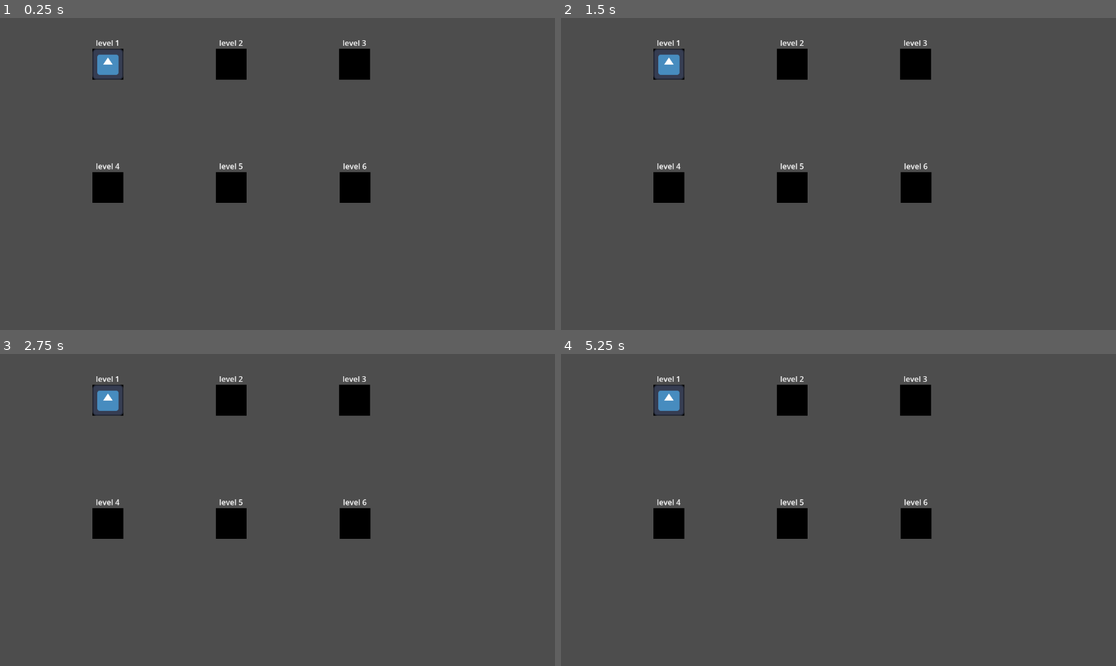
Above: before the commit, frames 1-4 (two rows, left to right).
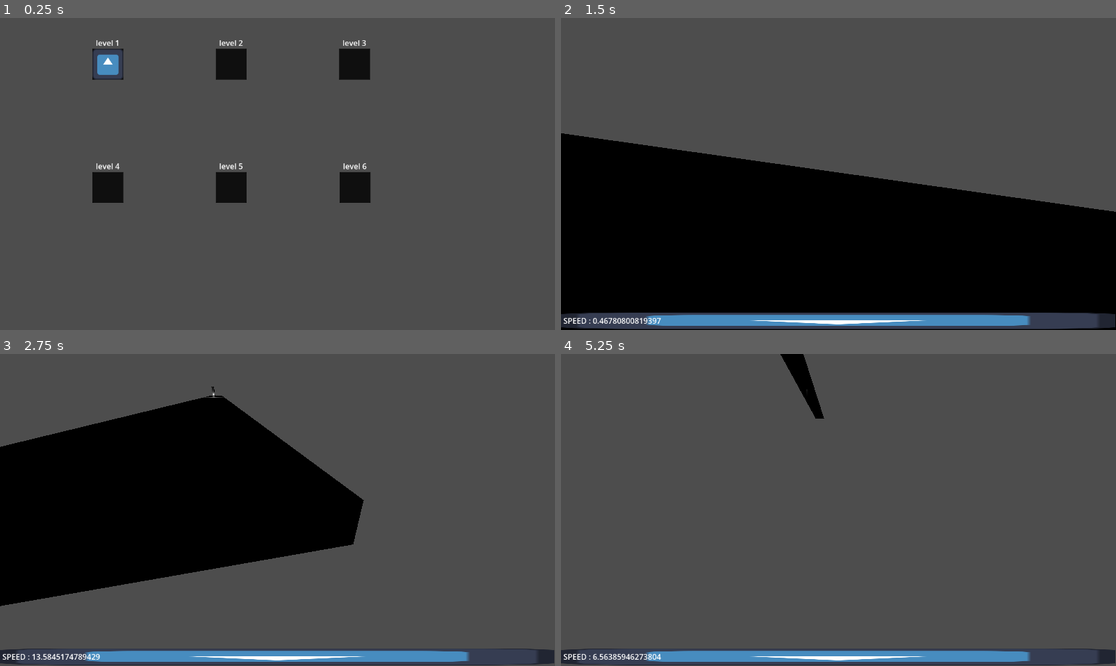
Above: after the commit, the same moments.

Repository: Lilianbazantay/Speed4Need
Game: Godot game, scene res://scenes/level_select/level_select.tscn
Same seed, same stepped clock (60 frames per second), same inputs: the game is played once before the commit and once after it. Before the commit the project has no main scene; this scene is started directly in both runs. The engine's default icon, where the game draws it, is replaced by a stand-in: a white triangle on a blue panel in a dark square.
Inputs (mouse positions are in pixels of both pictures, inside the frame that each line leads up to):
- Up to frame 1 (0.25 s): no input
- Up to frame 2 (1.5 s): click (666, 64) at 0.52 s; tap Enter (ui_accept) at 1.25 s; move the mouse to (960, 158) at 1.27 s; hold D (move_right, bound only after the commit) from 1.28 s (still down); tap Ctrl (crouch, bound only after the commit) at 1.35 s
- Up to frame 3 (2.75 s): tap Space (jump, bound only after the commit) at 1.52, 1.55, 1.82, 2.1, 2.27, 2.57 s; move the mouse to (166, 525) at 2.02 s; release D (move_right, bound only after the commit) at 2.03 s; hold S (move_backward, bound only after the commit) from 2.03 s (still down); tap Ctrl (crouch, bound only after the commit) at 2.3 s
- Up to frame 4 (5.25 s): move the mouse to (894, 441) at 2.77 s; release S (move_backward, bound only after the commit) at 2.78 s; hold D (move_right, bound only after the commit) 2.78-3.53 s; tap Ctrl (crouch, bound only after the commit) at 2.85, 3.6, 5.1 s; tap Space (jump, bound only after the commit) at 3.05, 3.77, 4.07, 4.35, 4.52, 4.82 s; move the mouse to (810, 572) at 3.52 s; hold W (move_forward, bound only after the commit) 3.53-4.28 s; tap Enter (ui_accept) at 4.25, 5 s; move the mouse to (1005, 556) at 4.27 s; hold A (move_left, bound only after the commit) from 4.28 s (still down); move the mouse to (672, 463) at 5.02 s

The runs differ from the first frame. In frame 2, 49% of the frame differs, in the area x 0-100%, y 7-100%; in frame 3, 33%; in frame 4, 7.1%.

Commit message:
Feat: add a main menu and a player on a flat map

Diff:
--- a/project.godot
+++ b/project.godot
@@ -11,12 +11,51 @@
 [application]
 
 config/name="Speed4Need"
+run/main_scene="uid://bqmgg0bnn8ibr"
 config/features=PackedStringArray("4.6", "Forward Plus")
 config/icon="res://icon.svg"
 
 [autoload]
 
 Utils="*uid://c83j4m72gr1s8"
+
+[input]
+
+move_forward={
+"deadzone": 0.2,
+"events": [Object(InputEventKey,"resource_local_to_scene":false,"resource_name":"","device":-1,"window_id":0,"alt_pressed":false,"shift_pressed":false,"ctrl_pressed":false,"meta_pressed":false,"pressed":false,"keycode":0,"physical_keycode":87,"key_label":0,"unicode":122,"location":0,"echo":false,"script":null)
+]
+}
+move_backward={
+"deadzone": 0.2,
+"events": [Object(InputEventKey,"resource_local_to_scene":false,"resource_name":"","device":-1,"window_id":0,"alt_pressed":false,"shift_pressed":false,"ctrl_pressed":false,"meta_pressed":false,"pressed":false,"keycode":0,"physical_keycode":83,"key_label":0,"unicode":115,"location":0,"echo":false,"script":null)
+]
+}
+move_left={
+"deadzone": 0.2,
+"events": [Object(InputEventKey,"resource_local_to_scene":false,"resource_name":"","device":-1,"window_id":0,"alt_pressed":false,"shift_pressed":false,"ctrl_pressed":false,"meta_pressed":false,"pressed":false,"keycode":0,"physical_keycode":65,"key_label":0,"unicode":113,"location":0,"echo":false,"script":null)
+]
+}
+move_right={
+"deadzone": 0.2,
+"events": [Object(InputEventKey,"resource_local_to_scene":false,"resource_name":"","device":-1,"window_id":0,"alt_pressed":false,"shift_pressed":false,"ctrl_pressed":false,"meta_pressed":false,"pressed":false,"keycode":0,"physical_keycode":68,"key_label":0,"unicode":100,"location":0,"echo":false,"script":null)
+]
+}
+sprint={
+"deadzone": 0.2,
+"events": [Object(InputEventKey,"resource_local_to_scene":false,"resource_name":"","device":-1,"window_id":0,"alt_pressed":false,"shift_pressed":false,"ctrl_pressed":false,"meta_pressed":false,"pressed":false,"keycode":0,"physical_keycode":4194325,"key_label":0,"unicode":0,"location":0,"echo":false,"script":null)
+]
+}
+jump={
+"deadzone": 0.2,
+"events": [Object(InputEventKey,"resource_local_to_scene":false,"resource_name":"","device":-1,"window_id":0,"alt_pressed":false,"shift_pressed":false,"ctrl_pressed":false,"meta_pressed":false,"pressed":false,"keycode":0,"physical_keycode":32,"key_label":0,"unicode":32,"location":0,"echo":false,"script":null)
+]
+}
+crouch={
+"deadzone": 0.2,
+"events": [Object(InputEventKey,"resource_local_to_scene":false,"resource_name":"","device":-1,"window_id":0,"alt_pressed":false,"shift_pressed":false,"ctrl_pressed":false,"meta_pressed":false,"pressed":false,"keycode":0,"physical_keycode":4194326,"key_label":0,"unicode":0,"location":0,"echo":false,"script":null)
+]
+}
 
 [physics]
 
--- /dev/null
+++ b/scenes/Level/FlatMap/Map.tscn
@@ -0,0 +1,34 @@
+[gd_scene format=3 uid="uid://btran1o8c36bv"]
+
+[ext_resource type="PackedScene" uid="uid://4xw4wuwq8afp" path="res://scenes/Player/Player.tscn" id="1_yaeep"]
+
+[sub_resource type="BoxMesh" id="BoxMesh_bosas"]
+
+[sub_resource type="BoxShape3D" id="BoxShape3D_putq6"]
+
+[node name="Map" type="Node3D" unique_id=1439661301]
+
+[node name="Floor" type="StaticBody3D" parent="." unique_id=168374286]
+transform = Transform3D(10, 0, 0, 0, 1, 0, 0, 0, 234.76482, 0, -0.5, 0)
+
+[node name="MeshInstance3D" type="MeshInstance3D" parent="Floor" unique_id=509065725]
+mesh = SubResource("BoxMesh_bosas")
+
+[node name="CollisionShape3D" type="CollisionShape3D" parent="Floor" unique_id=131638827]
+shape = SubResource("BoxShape3D_putq6")
+
+[node name="Wall" type="StaticBody3D" parent="." unique_id=1982791156]
+transform = Transform3D(-4.371139e-07, -0.99999994, 0, 10, -4.3711385e-08, 0, 0, 0, 9.999999, -0.036272526, -0.5, -5.2111073)
+
+[node name="MeshInstance3D" type="MeshInstance3D" parent="Wall" unique_id=1724769039]
+mesh = SubResource("BoxMesh_bosas")
+
+[node name="CollisionShape3D" type="CollisionShape3D" parent="Wall" unique_id=1450818339]
+shape = SubResource("BoxShape3D_putq6")
+
+[node name="Player" parent="." unique_id=858882668 instance=ExtResource("1_yaeep")]
+transform = Transform3D(1, 0, 0, 0, 1, 0, 0, 0, 1, 1.1921737, 1.256002, 111.45476)
+
+[node name="OmniLight3D" type="OmniLight3D" parent="." unique_id=1494287829]
+transform = Transform3D(1, 0, 0, 0, 1, 0, 0, 0, 1, 0, 1.3182044, 0)
+omni_range = 10.18477
--- /dev/null
+++ b/scenes/MainMenu/MainMenu.tscn
@@ -0,0 +1,60 @@
+[gd_scene format=3 uid="uid://bqmgg0bnn8ibr"]
+
+[ext_resource type="Script" uid="uid://d0ml8qjdd2du7" path="res://scenes/MainMenu/Main_menu.gd" id="1_i21gk"]
+
+[node name="MainMenu" type="Control" unique_id=979077593]
+layout_mode = 3
+anchors_preset = 15
+anchor_right = 1.0
+anchor_bottom = 1.0
+grow_horizontal = 2
+grow_vertical = 2
+script = ExtResource("1_i21gk")
+
+[node name="Title" type="RichTextLabel" parent="." unique_id=1733614463]
+layout_mode = 1
+anchors_preset = 5
+anchor_left = 0.5
+anchor_right = 0.5
+offset_left = -315.5
+offset_top = 80.0
+offset_right = 315.5
+offset_bottom = 219.0
+grow_horizontal = 2
+theme_override_font_sizes/normal_font_size = 100
+text = "SPEED4NEED"
+
+[node name="MarginContainer" type="MarginContainer" parent="." unique_id=210471993]
+layout_mode = 1
+anchors_preset = 7
+anchor_left = 0.5
+anchor_top = 1.0
+anchor_right = 0.5
+anchor_bottom = 1.0
+offset_left = -127.25
+offset_top = -101.0
+offset_right = 127.25
+grow_horizontal = 2
+grow_vertical = 0
+theme_override_constants/margin_top = 50
+theme_override_constants/margin_bottom = 50
+
+[node name="HBoxContainer" type="VBoxContainer" parent="MarginContainer" unique_id=354104619]
+layout_mode = 2
+theme_override_constants/separation = 50
+
+[node name="ButtonPlay" type="Button" parent="MarginContainer/HBoxContainer" unique_id=2126858095]
+layout_mode = 2
+text = "PLAY"
+
+[node name="ButtonSettings" type="Button" parent="MarginContainer/HBoxContainer" unique_id=1180927028]
+layout_mode = 2
+text = "SETTINGS"
+
+[node name="ButtonQuit" type="Button" parent="MarginContainer/HBoxContainer" unique_id=122100716]
+layout_mode = 2
+text = "QUIT"
+
+[connection signal="pressed" from="MarginContainer/HBoxContainer/ButtonPlay" to="." method="_on_button_play_pressed"]
+[connection signal="pressed" from="MarginContainer/HBoxContainer/ButtonSettings" to="." method="_on_button_settings_pressed"]
+[connection signal="pressed" from="MarginContainer/HBoxContainer/ButtonQuit" to="." method="_on_button_quit_pressed"]
--- /dev/null
+++ b/scenes/MainMenu/Main_menu.gd
@@ -0,0 +1,11 @@
+extends Control
+
+
+func _on_button_play_pressed() -> void:
+	get_tree().change_scene_to_file("res://scenes/level_select/level_select.tscn")
+
+func _on_button_settings_pressed() -> void:
+	print("NO SCENE FOR NOW")
+
+func _on_button_quit_pressed() -> void:
+	get_tree().quit()
--- /dev/null
+++ b/scenes/Player/Player.gd
@@ -0,0 +1,146 @@
+extends CharacterBody3D
+
+var move_speed = 10.0
+var sprint_speed = 10.0
+var gravity = 10.0
+var mouse_sensitivity = 0.002
+
+var jump_force_idle = 5.0
+var jump_force_walking = 3.0
+var jump_force_walking_boost = 10.0
+
+var wall_jump_max = 2
+var wall_jump_count = 2
+
+var is_crouching = false
+var crouch_boost = 2.0
+var friction_crouch_boost = 2.5
+
+var is_walking = false
+var friction = 2.5
+
+@onready var head: Node3D = $Head
+@onready var camera: Camera3D = $Head/Camera3D
+
+var y_rot := 0.0
+var x_rot := 0.0
+
+func _ready() -> void:
+	Input.set_mouse_mode(Input.MOUSE_MODE_CAPTURED)
+
+func _unhandled_input(event: InputEvent) -> void:
+	if event is InputEventMouseMotion:
+		_handle_mouse(event)
+
+func _physics_process(delta: float) -> void:
+	_handle_gravity(delta)
+	_handle_movement(delta)
+	move_and_slide()
+
+func _handle_movement(delta: float) -> void:
+	var input_dir := Vector2.ZERO
+
+	# Input
+	if is_crouching == false:
+		if Input.is_action_pressed("move_forward"):
+			is_walking = true
+			input_dir.y += 1
+		if Input.is_action_pressed("move_backward"):
+			is_walking = true
+			input_dir.y -= 1
+		if Input.is_action_pressed("move_left"):
+			is_walking = true
+			input_dir.x -= 1
+		if Input.is_action_pressed("move_right"):
+			is_walking = true
+			input_dir.x += 1
+		if Input.is_action_just_released("move_forward") || Input.is_action_just_released("move_backward") || Input.is_action_just_released("move_left") || Input.is_action_just_released("move_right"):
+			is_walking = false
+		input_dir = input_dir.normalized()
+
+	# Direction relative à la caméra (horizontal)
+	var forward := -camera.global_transform.basis.z
+	var right := camera.global_transform.basis.x
+	forward.y = 0
+	right.y = 0
+	forward = forward.normalized()
+	right = right.normalized()
+
+	var direction := (forward * input_dir.y) + (right * input_dir.x)
+	velocity.x += direction.x * move_speed * delta
+	velocity.z += direction.z * move_speed * delta
+
+	# Ground
+	if is_on_floor():
+		if wall_jump_count < wall_jump_max:
+			wall_jump_count = wall_jump_max
+
+		if Input.is_action_just_pressed("jump"):
+			if velocity.x == 0 && velocity.z == 0 :
+				velocity.y = jump_force_idle
+			if velocity.x != 0 :
+				velocity.y += jump_force_walking
+			if velocity.z != 0 :
+				velocity.y += jump_force_walking
+			if velocity.x < velocity.z :
+				velocity.x += direction.x * jump_force_walking_boost * delta
+			else :
+				velocity.z += direction.x * jump_force_walking_boost * delta
+
+		else:
+			velocity.y = 0.0
+
+		# FRICTION (inchangée)
+		if is_walking == false :
+			if velocity.x != 0:
+				if velocity.x < 0:
+					velocity.x += friction * delta
+				if velocity.x > 0:
+					velocity.x -= friction * delta
+			if velocity.x < friction && velocity.x > (friction * -1) :
+				velocity.x = 0.0
+			if velocity.z != 0:
+				if velocity.z < 0:
+					velocity.z += move_speed * delta
+				if velocity.z > 0:
+					velocity.z -= move_speed * delta
+			if velocity.z < friction && velocity.z > (friction * -1) :
+				velocity.z = 0.0
+
+	# Wall jump
+	if is_on_wall() and wall_jump_count != 0:
+		if Input.is_action_just_pressed("jump"):
+			velocity.y = jump_force_idle
+			wall_jump_count -= 1
+
+	$ATH/RichTextLabel.text = "SPEED : " + str(abs(velocity.z))
+
+	# Crouch
+	if Input.is_action_just_pressed("crouch"):
+		is_crouching = true
+		is_walking = false
+		friction += friction_crouch_boost
+		scale.y *= 0.5
+		$Head/Camera3D.scale *= 2
+		velocity.x += direction.x * crouch_boost
+		velocity.z += direction.z * crouch_boost
+	if Input.is_action_just_released("crouch"):
+		is_crouching = false
+		friction -= friction_crouch_boost
+		scale.y *= 2
+		$Head/Camera3D.scale *= 0.5
+
+func _handle_gravity(delta: float) -> void:
+	if not is_on_floor() && is_on_wall() :
+		velocity.y -= gravity * delta * 0.3
+	if not is_on_floor() && not is_on_wall() :
+		velocity.y -= gravity * delta
+
+func _handle_mouse(event: InputEventMouseMotion) -> void:
+	y_rot -= event.relative.x * mouse_sensitivity
+	x_rot -= event.relative.y * mouse_sensitivity
+
+	x_rot = clamp(x_rot, deg_to_rad(-90), deg_to_rad(90))
+
+	rotation.y = y_rot
+	head.rotation.x = x_rot
--- /dev/null
+++ b/scenes/Player/Player.tscn
@@ -0,0 +1,53 @@
+[gd_scene format=3 uid="uid://4xw4wuwq8afp"]
+
+[ext_resource type="Script" uid="uid://duuxxpnjwotn1" path="res://scenes/Player/Player.gd" id="1_xhfnw"]
+[ext_resource type="Texture2D" uid="uid://dog5xa0xousvp" path="res://icon.svg" id="2_q3lat"]
+
+[sub_resource type="CapsuleShape3D" id="CapsuleShape3D_kpjcp"]
+
+[sub_resource type="CapsuleMesh" id="CapsuleMesh_kne1u"]
+
+[sub_resource type="QuadMesh" id="QuadMesh_tok1r"]
+
+[node name="Player" type="CharacterBody3D" unique_id=858882668]
+script = ExtResource("1_xhfnw")
+
+[node name="Collision" type="CollisionShape3D" parent="." unique_id=1158400688]
+transform = Transform3D(1.2, 0, 0, 0, 1, 0, 0, 0, 1.2, 0, 1, 0)
+shape = SubResource("CapsuleShape3D_kpjcp")
+
+[node name="Shape" type="MeshInstance3D" parent="." unique_id=2065531358]
+transform = Transform3D(1, 0, 0, 0, 1, 0, 0, 0, 1, 0, 1, 0)
+mesh = SubResource("CapsuleMesh_kne1u")
+
+[node name="Head" type="Node3D" parent="." unique_id=1756613865]
+transform = Transform3D(1, 0, 0, 0, 1, 0, 0, 0, 1, 0, 1.5, 0)
+
+[node name="Camera3D" type="Camera3D" parent="Head" unique_id=1895542418]
+transform = Transform3D(1, 0, 0, 0, 0.99999994, 0, 0, 0, 0.99999994, 0, 0, 0)
+
+[node name="ATH" type="MarginContainer" parent="." unique_id=3403275]
+anchors_preset = 12
+anchor_top = 1.0
+anchor_right = 1.0
+anchor_bottom = 1.0
+offset_top = -36.0
+grow_horizontal = 2
+grow_vertical = 0
+theme_override_constants/margin_left = 5
+theme_override_constants/margin_top = 5
+theme_override_constants/margin_right = 5
+theme_override_constants/margin_bottom = 5
+
+[node name="MeshInstance2D" type="MeshInstance2D" parent="ATH" unique_id=1333808928]
+position = Vector2(575.25, 16.75)
+scale = Vector2(1151.5, 34.5)
+mesh = SubResource("QuadMesh_tok1r")
+texture = ExtResource("2_q3lat")
+
+[node name="RichTextLabel" type="RichTextLabel" parent="ATH" unique_id=1691160473]
+layout_mode = 2
+text = "SPEED : 0 "
+scroll_active = false
+autowrap_mode = 0
+shortcut_keys_enabled = false
--- a/scenes/level_select/level_icon.gd
+++ b/scenes/level_select/level_icon.gd
@@ -14,6 +14,9 @@
 	$Label.text = "level " + str(level_index)
 
 # Called every frame. 'delta' is the elapsed time since the previous frame.
-func _process(delta: float) -> void:
+func _process(_delta: float) -> void:
 	if Engine.is_editor_hint():
 		$Label.text = "level " + str(level_index)
+
+func _on_button_pressed() -> void:
+	get_tree().change_scene_to_file(scene_path)
--- a/scenes/level_select/level_icon.tscn
+++ b/scenes/level_select/level_icon.tscn
@@ -31,3 +31,13 @@
 offset_right = 64.0
 offset_bottom = 64.0
 texture = SubResource("GradientTexture1D_bibaq")
+
+[node name="Button" type="Button" parent="." unique_id=1757868600]
+layout_mode = 1
+anchors_preset = 15
+anchor_right = 1.0
+anchor_bottom = 1.0
+grow_horizontal = 2
+grow_vertical = 2
+
+[connection signal="pressed" from="Button" to="." method="_on_button_pressed"]
--- a/scenes/level_select/level_select.tscn
+++ b/scenes/level_select/level_select.tscn
@@ -20,6 +20,7 @@
 offset_right = 256.0
 offset_bottom = 128.0
 level_index = 1
+scene_path = "uid://btran1o8c36bv"
 next_down = NodePath("../LevelIcon4")
 next_right = NodePath("../LevelIcon2")
 
--- a/scenes/level_select/player_icon.tscn
+++ b/scenes/level_select/player_icon.tscn
@@ -6,5 +6,6 @@
 offset_right = 64.0
 offset_bottom = 64.0
 pivot_offset_ratio = Vector2(32, 32)
+mouse_filter = 2
 texture = ExtResource("1_2p2ps")
 expand_mode = 1
Not shown, added: scenes/MainMenu/Main_menu.gd.uid
Not shown, added: scenes/Player/Player.gd.uid
